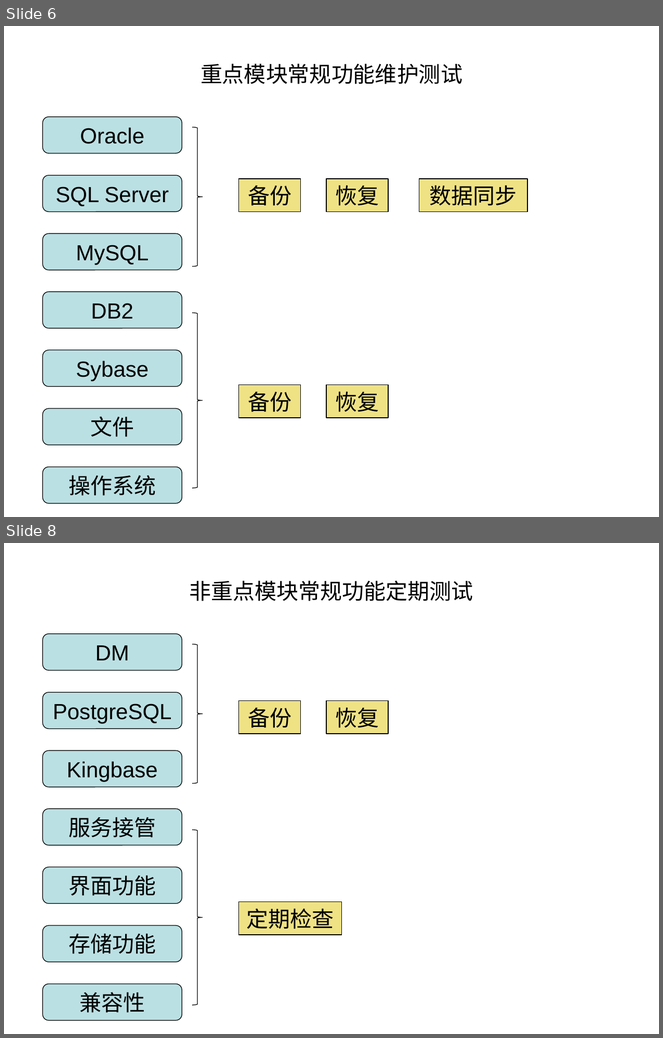
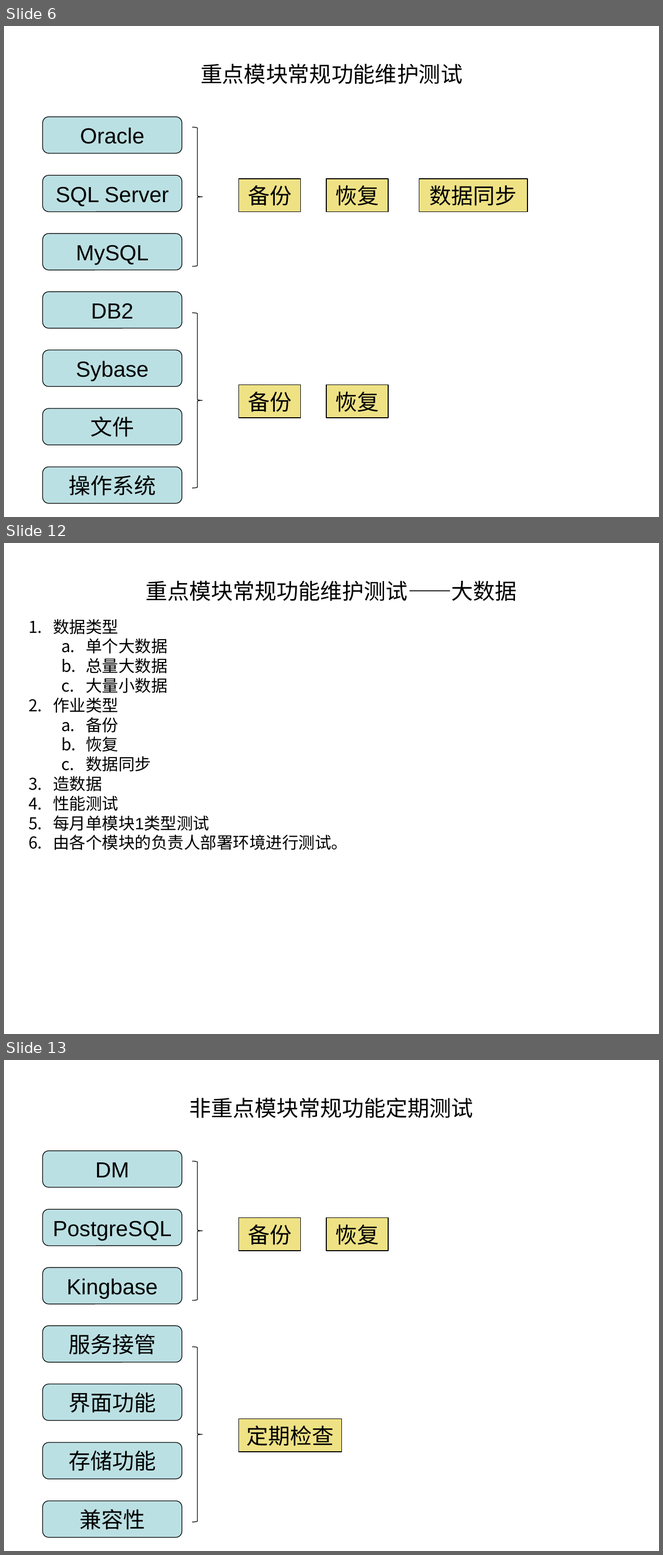
Before and after one commit to irene1990/Teamleader, a slide deck: PPT/Training/release process.ppt. Shown one above the other, each under a label of ours: slides 6 and 8 before the commit, slides 6, 12 and 13 after it; the slides between them are not shown. The pictures are 663x1038 and 663x1555 pixels, drawn with LibreOffice and Linux fonts; fonts in the diff are those of the drawing. Boxes give left, top, right and bottom in pixels: in the first picture for what was removed or moved away, otherwise in the second. Text is boxed around its words. In the diff, an @@ line names an element or a change of style, - is before the commit and + after.

```diff
--- a/PPT/Training/release process.ppt
+++ b/PPT/Training/release process.ppt
@@ slide 12 added at bbox=[4, 543, 659, 1034], background #FFFFFF @@
@@ title added at bbox=[146, 580, 517, 601], 24 pt, text #000000 @@
+重点模块常规功能维护测试——大数据
@@ text added at bbox=[53, 619, 348, 850], 18 pt, text #000000 @@
+1. 数据类型
+  a. 单个大数据
+  b. 总量大数据
+  c. 大量小数据
+2. 作业类型
+  a. 备份
+  b. 恢复
+  c. 数据同步
+3. 造数据
+4. 性能测试
+5. 每月单模块1类型测试
+6. 由各个模块的负责人部署环境进行测试。
@@ what was slide 8 is now slide 13 @@
```
Also in this commit, not shown: 2 slides changed, 7 other slides added, 2 slides removed.
